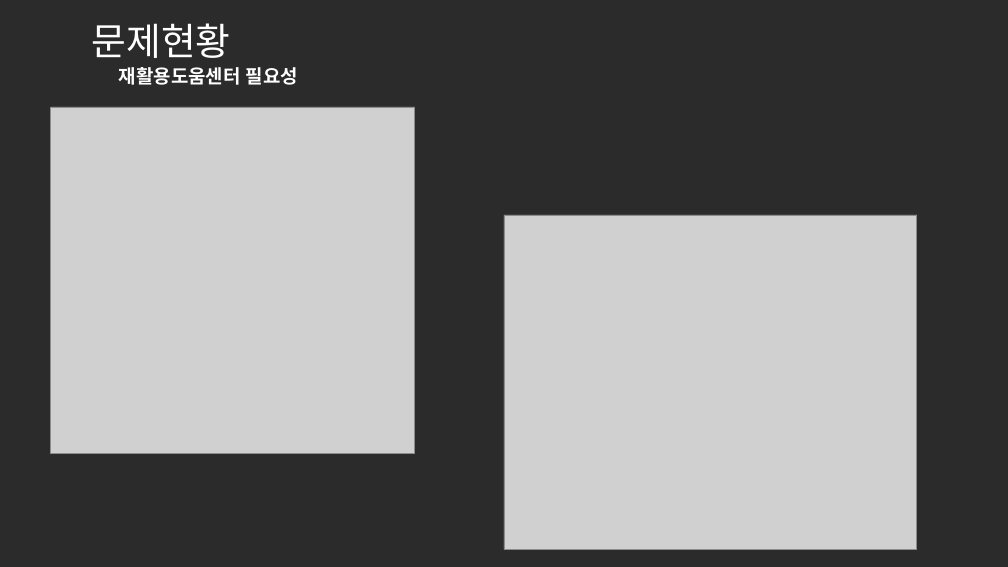
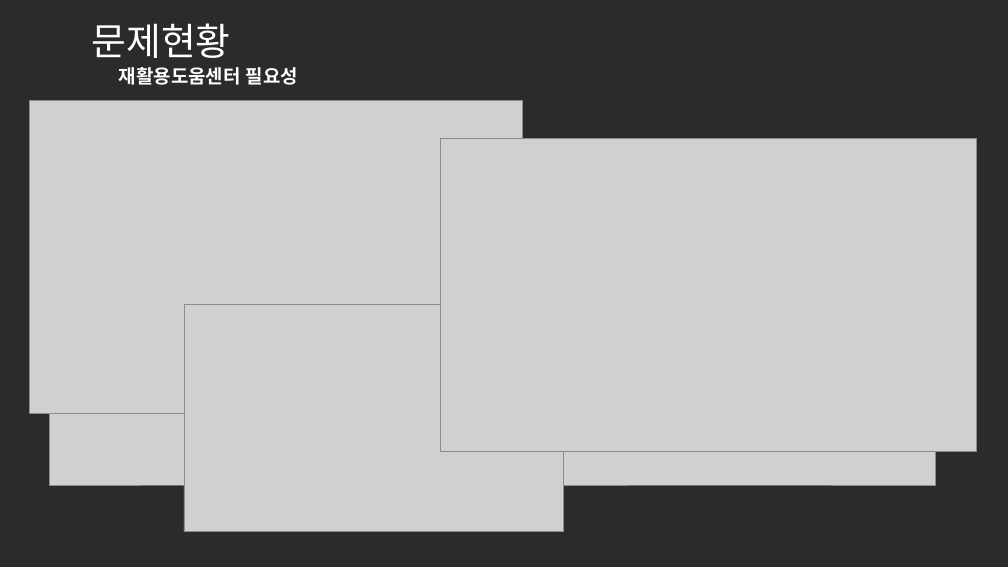
Before and after one commit to so-jeong0127/Python-Project, a slide deck: slide 7 of 3조_1차_재활용도움센터 위치 선정.pptx. Drawn at 1008x567 pixels with LibreOffice and Linux fonts; fonts in the diff are those of the drawing; grey boxes stand for pictures; background and template pictures are left out; a plain dark background stands for a picture behind light text. Boxes give left, top, right and bottom in pixels: in the first picture for what was removed or moved away, otherwise in the second. Text is boxed around its words. In the diff, an @@ line names an element or a change of style, - is before the commit and + after.

```diff
--- a/3조_1차_재활용도움센터 위치 선정.pptx
+++ b/3조_1차_재활용도움센터 위치 선정.pptx
@@ picture added at box(29, 101, 523, 414) @@
@@ picture: place and size @@
-picture at box(51, 107, 414, 454)
+picture at box(49, 138, 413, 485)
@@ picture added at box(441, 138, 976, 451) @@
@@ picture: place and size @@
-picture at box(504, 215, 917, 549)
+picture at box(523, 138, 935, 485)
@@ picture added at box(184, 304, 563, 532) @@
```
Also in this commit, not shown: 7 other slides changed, 1 slide added, 2 slides removed.
